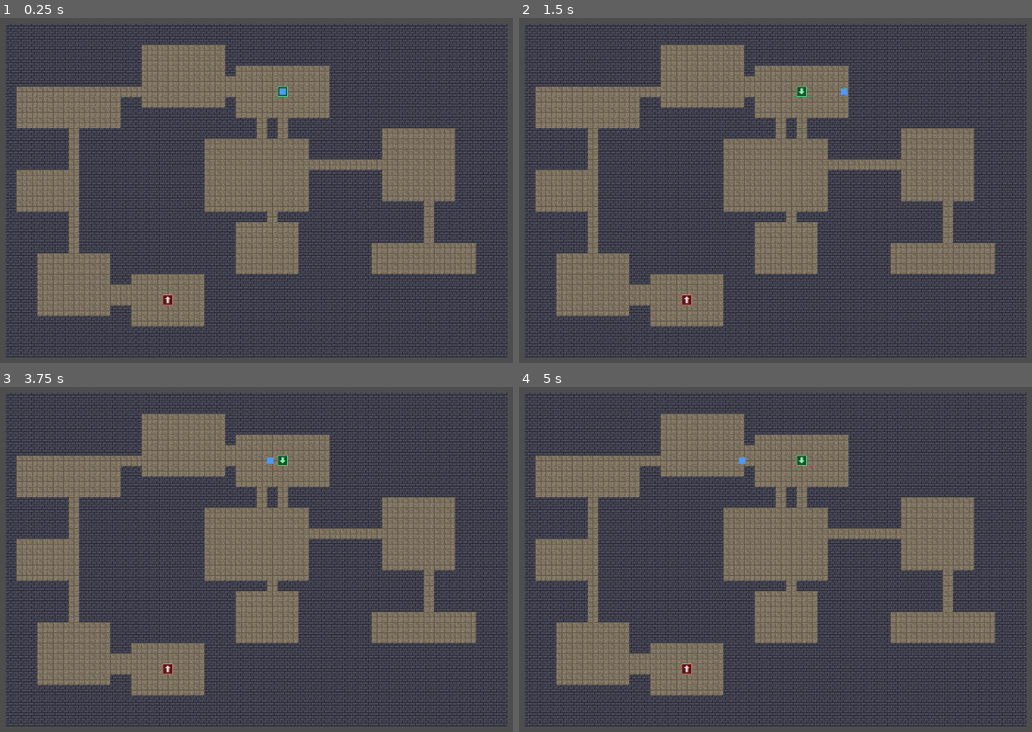
Above: before the commit, frames 1-4 (two rows, left to right).
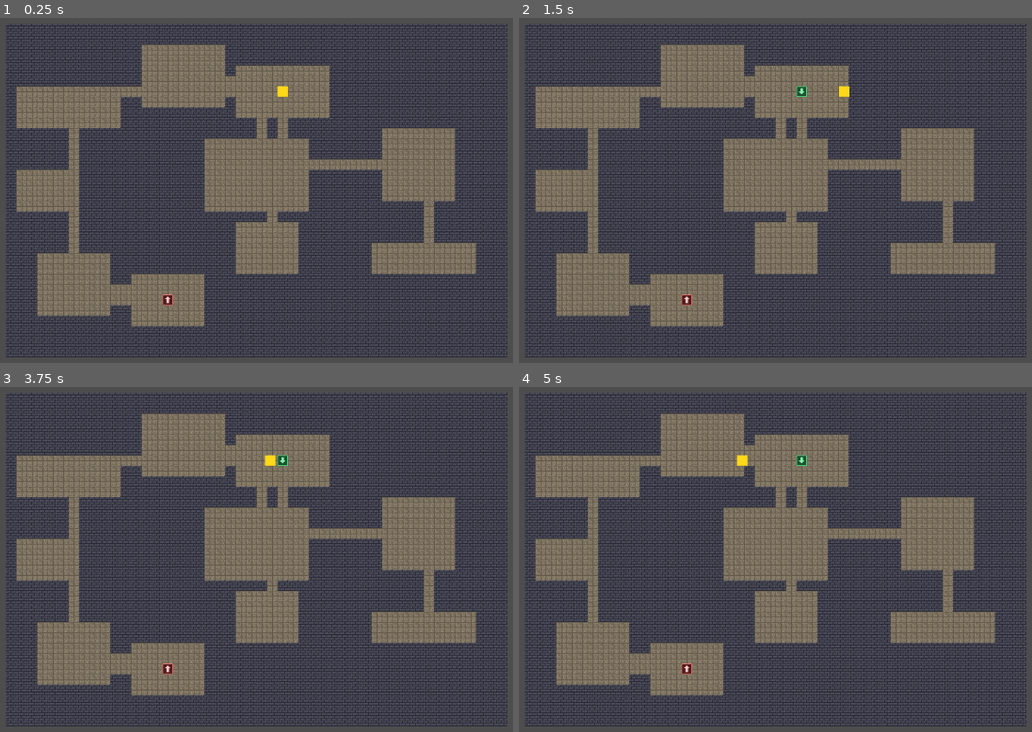
Above: after the commit, the same moments.

Repository: longray/godot_learn
Game: Godot game, scene res://lessons/lesson03_playable/lesson03.tscn
Two runs of this game, one before a commit and one after it. Both use one fixed random seed, a clock stepped at 60 frames per second and the inputs below.
Inputs (mouse positions are in pixels of both pictures, inside the frame that each line leads up to):
- Up to frame 1 (0.25 s): no input
- Up to frame 2 (1.5 s): tap Enter at 0.5 s; move the mouse to (939, 169) at 0.52 s; hold Right (ui_right) 0.53-1.25 s; tap R at 0.6 s; click (939, 169) at 0.67 s; drag from (626, 211) to (688, 300) at 1.27 s
- Up to frame 3 (3.75 s): tap Space at 2 s; move the mouse to (333, 466) at 2.02 s; hold Right (ui_right) 2.03-2.75 s; tap R at 2.1, 3.6 s; drag from (220, 642) to (30, 497) at 2.77 s; tap Enter at 3.5 s; move the mouse to (482, 621) at 3.52 s; hold Left (ui_left) from 3.53 s (still down)
- Up to frame 4 (5 s): release Left (ui_left) at 4.25 s; drag from (549, 497) to (688, 669) at 4.27 s

The runs differ from the first frame. In frame 1, less than 0.1% of the frame differs, in the area x 53-57%, y 19-23%; in frame 2, less than 0.1%; in frame 3, less than 0.1%; in frame 4, less than 0.1%.

Commit message:
fix: 玩家视觉修正——16x16 黄色方块（原 10x10 蓝色在冰蓝地图上不显眼）
- 视觉半径 5→8（一个格子大小），碰撞采样半径保持 5（走廊防卡死）
- 二分法定位实录：放大 5 倍高亮立即可见 → 确认是显著性问题非渲染 bug
- 排查复盘：输入类 bug 应先问「按的是什么键」——用户按 WASD 而代码只绑方向键

Diff:
--- a/2d_rpg_dungeon/lessons/lesson03_playable/player.gd
+++ b/2d_rpg_dungeon/lessons/lesson03_playable/player.gd
@@ -6,6 +6,9 @@
 # =========================
 
 @export var speed: float = 140.0
+
+# 碰撞采样半径刻意小于视觉半径（8px）：
+# 视觉饱满 + 碰撞宽松是经典手感设计，也避免 16px 走廊里大采样半径卡死
 @export var collision_radius: float = 5.0
 
 # 由 Main 场景注入
--- a/2d_rpg_dungeon/lessons/lesson03_playable/player.tscn
+++ b/2d_rpg_dungeon/lessons/lesson03_playable/player.tscn
@@ -12,5 +12,5 @@
 shape = SubResource("CircleShape2D_player")
 
 [node name="Polygon2D" type="Polygon2D" parent="."]
-color = Color(0.3, 0.6, 1, 1)
-polygon = PackedVector2Array(-5, -5, 5, -5, 5, 5, -5, 5)
+color = Color(1, 0.85, 0.1, 1)
+polygon = PackedVector2Array(-8, -8, 8, -8, 8, 8, -8, 8)
